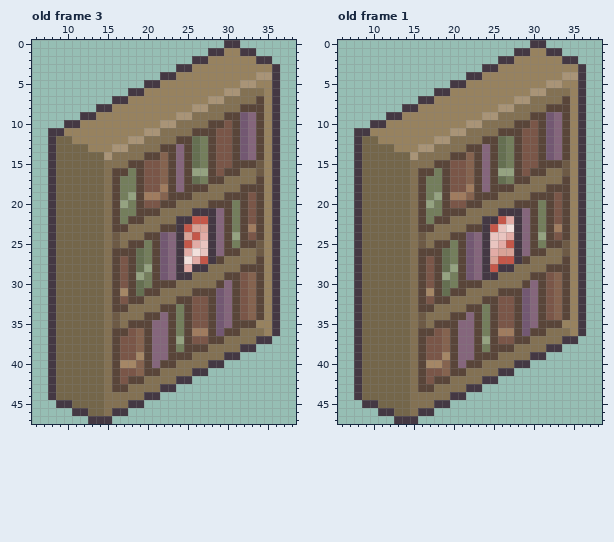
Two states of a pixel-art file, assets/02_architecture/01_genericPieces/03_furniture/biblio.aseprite. The picture above was drawn from the file before the commit.
48x48 pixels, 4 frames. Colours within 5 levels of each other are drawn and written as one. Shown: old frame 3: x 6..38, y 0..47; old frame 1: x 6..38, y 0..47.
And afterwards:
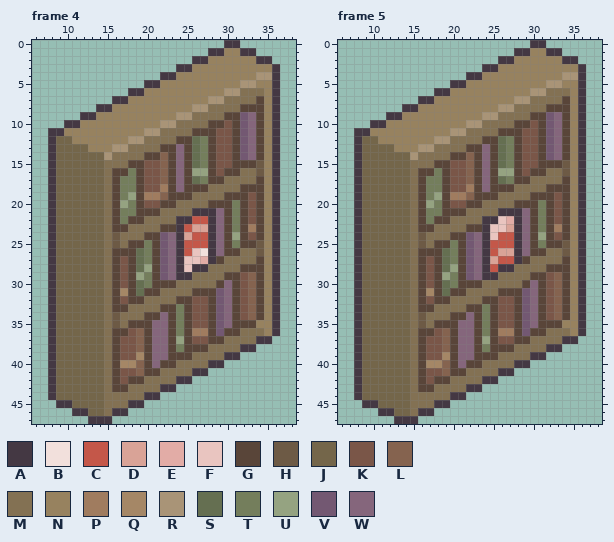
Palette (. is transparent): A #443843  B #f2e0dc  C #c45749  D #d9a397  E #e2aca6  F #e9c5c0  G #594539  H #6d5a45  J #74664a  K #7a5648  L #85634f  M #837153  N #97825f  P #a07c5f  Q #a58766  R #a99477  S #656f51  T #747e5c  U #95a381  V #735872  W #85667c
A new or re-ordered frame is compared with the old frame closest to it.
Changes in this commit:
frames 4 -> 6
Frame 4 is new; against old frame 3, layer "Layer 3":
y 24: x 27 E -> C
y 25: x 26..27 EF -> CC
y 26: x 25..27 EBF -> CFB
y 27: x 25..27 BEC -> FFE
y 28: x 25 E -> F
Frame 5 is new; against old frame 1, layer "Layer 3":
y 22: x 26 C -> F
y 23: x 25 C -> F; x 27 B -> D
y 24: x 26..27 FE -> CC
y 25: x 25..26 FE -> CC
y 26: x 25 E -> C
Where, in picture pixels (left, top, right, bottom), the same in both pictures:
changed: (184, 232, 208, 272)
changed: (490, 216, 514, 256)
